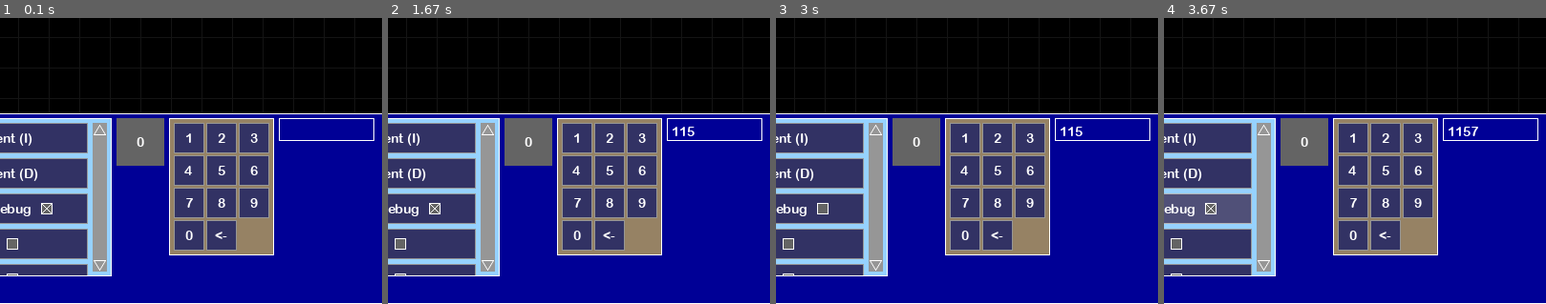
Above: before the commit, frames 1-4 (left to right).
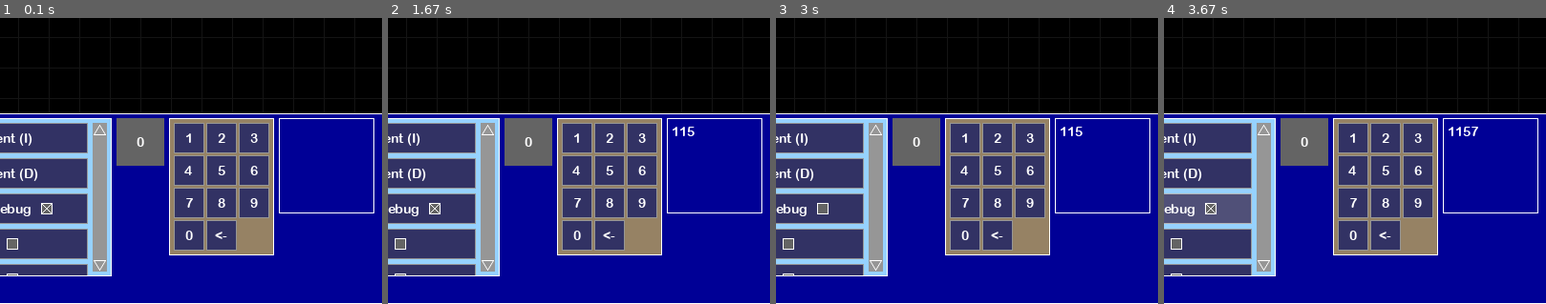
Above: after the commit, the same moments.

Repository: JonathanMurray/pygameui
Game: pygame game, started from main.py
The game is run twice, just before and just after one commit, with the same random seed, the same clock (stepped at 60 frames per second) and the same inputs.
Inputs (mouse positions are % of the whole screen's width and height, from its top left):
- Up to frame 1 (0.1 s): no input
- Up to frame 2 (1.67 s): tap 1 at 0.33, 1 s; press the mouse at (4, 3) at 0.7 s; move the mouse to (30, 15) at 0.8 s; release the mouse at (57, 27) at 0.93 s; press the mouse at (71, 77) at 1.37 s; move the mouse to (57, 66) at 1.47 s; release the mouse at (44, 55) at 1.6 s
- Up to frame 3 (3 s): press the mouse at (14, 72) at 1.7 s; move the mouse to (15, 72) at 1.8 s; release the mouse at (16, 72) at 1.93 s; click "click" at 2.05 s; press the mouse at (41, 71) at 2.37 s; move the mouse to (29, 45) at 2.47 s; release the mouse at (18, 19) at 2.6 s; press the mouse at (41, 77) at 2.7 s; move the mouse to (36, 52) at 2.8 s; release the mouse at (31, 26) at 2.93 s
- Up to frame 4 (3.67 s): press the mouse at (66, 82) at 3.03 s; move the mouse to (66, 57) at 3.13 s; release the mouse at (66, 32) at 3.27 s; press the mouse at (50, 83) at 3.37 s; move the mouse to (39, 82) at 3.47 s; release the mouse at (28, 82) at 3.6 s
The pictures show only the part of the screen within x 42-92%, y 50-100%; the shares and areas given below are measured in that part.

The runs differ from the first frame. In frame 1, 0.3% of the frame differs, in the area x 73-98%, y 42-69%; in frame 2, 0.3%; in frame 3, 0.3%; in frame 4, 0.3%.

Commit message:
Implement simple line-wrapping text component

Diff:
--- a/main.py
+++ b/main.py
@@ -10,7 +10,7 @@
 from checkbox import checkbox
 from containers import ListContainer, Orientation, AbsolutePosContainer, ScrollContainer, GridContainer
 from counter import Counter
-from text import EditableText, FormattedText, StaticText
+from text import EditableText, FormattedText, StaticText, TextArea
 from ui import BackgroundGrid, Style
 
 SCREEN_RESOLUTION = (800, 600)
@@ -66,8 +66,8 @@
                                    orientation=Orientation.VERTICAL,
                                    style=Style(background=Color(150, 210, 255), border_color=COLOR_WHITE))
 
-  text_field = EditableText(font, (100, 24), padding=5, max_length=9,
-                            style=Style(border_color=COLOR_WHITE))
+  text_field = TextArea(font, COLOR_WHITE, (100, 100), padding=5,
+                        style=Style(border_color=COLOR_WHITE))
 
   grid_children = [
     number_button(font, text_field, "1", pygame.K_1),
@@ -117,10 +117,12 @@
 
 
 def number_button(font, text_area: EditableText, text: str, key):
+  # TODO handle holding down hotkey
   return button(font, (32, 32), callback=lambda: text_area.append(text), label=text, hotkey=key)
 
 
 def backspace_button(font, text_area: EditableText):
+  # TODO handle holding down hotkey
   return button(font, (32, 32), callback=lambda: text_area.backspace(), label="<-", hotkey=pygame.K_BACKSPACE)
 
 
--- a/text.py
+++ b/text.py
@@ -42,7 +42,7 @@
 
 
 class EditableText(Component):
-  def __init__(self, font, size: Tuple[int, int], padding: int, max_length, **kwargs):
+  def __init__(self, font, size: Tuple[int, int], padding: int, max_length: int, **kwargs):
     super().__init__(size, **kwargs)
     self._contents = ""
     self._text = StaticText(font, Color(255, 255, 255), self._contents)
@@ -65,3 +65,45 @@
   def backspace(self):
     self._contents = self._contents[0:-1]
     self._text.set_text(self._contents)
+
+
+class TextArea(Component):
+  def __init__(self, font, color: Color, size: Tuple[int, int], padding: int, **kwargs):
+    super().__init__(size, **kwargs)
+    self._text = ""
+    self._padding = padding
+    self._font = font
+    self._color = color
+    self._line_surfaces = []
+    self._update_text()
+
+  def _update_text(self):
+    self._line_surfaces = []
+    start_line = 0
+    for i in range(len(self._text)):
+      window = self._text[start_line:i + 1]
+      rendered_width = self._font.size(window)[0]
+      if rendered_width > self.size[0] - self._padding * 2:
+        truncated_line = self._text[start_line:i]
+        self._line_surfaces.append(self._render_line(truncated_line))
+        start_line = i
+      if i == len(self._text) - 1:
+        final_line = self._text[start_line:i + 1]
+        self._line_surfaces.append(self._render_line(final_line))
+
+  def _render_line(self, line: str):
+    return self._font.render(line, True, self._color)
+
+  def _render_contents(self, surface):
+    (x, y) = self._rect.topleft + Vector2(self._padding, self._padding)
+    for line_surface in self._line_surfaces:
+      surface.blit(line_surface, (x, y))
+      y += line_surface.get_size()[1]
+
+  def append(self, text: str):
+    self._text += text
+    self._update_text()
+
+  def backspace(self):
+    self._text = self._text[:-1]
+    self._update_text()
